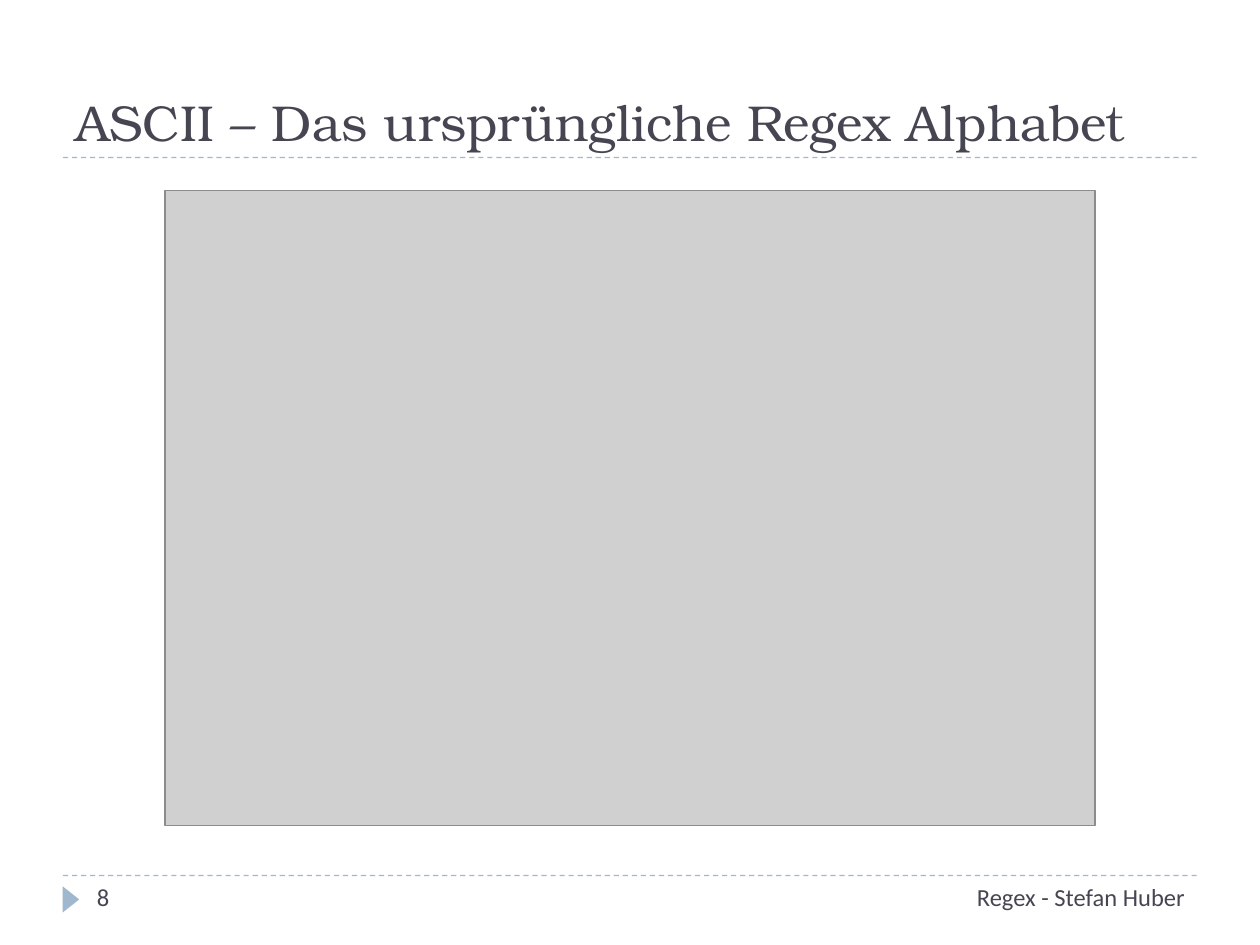
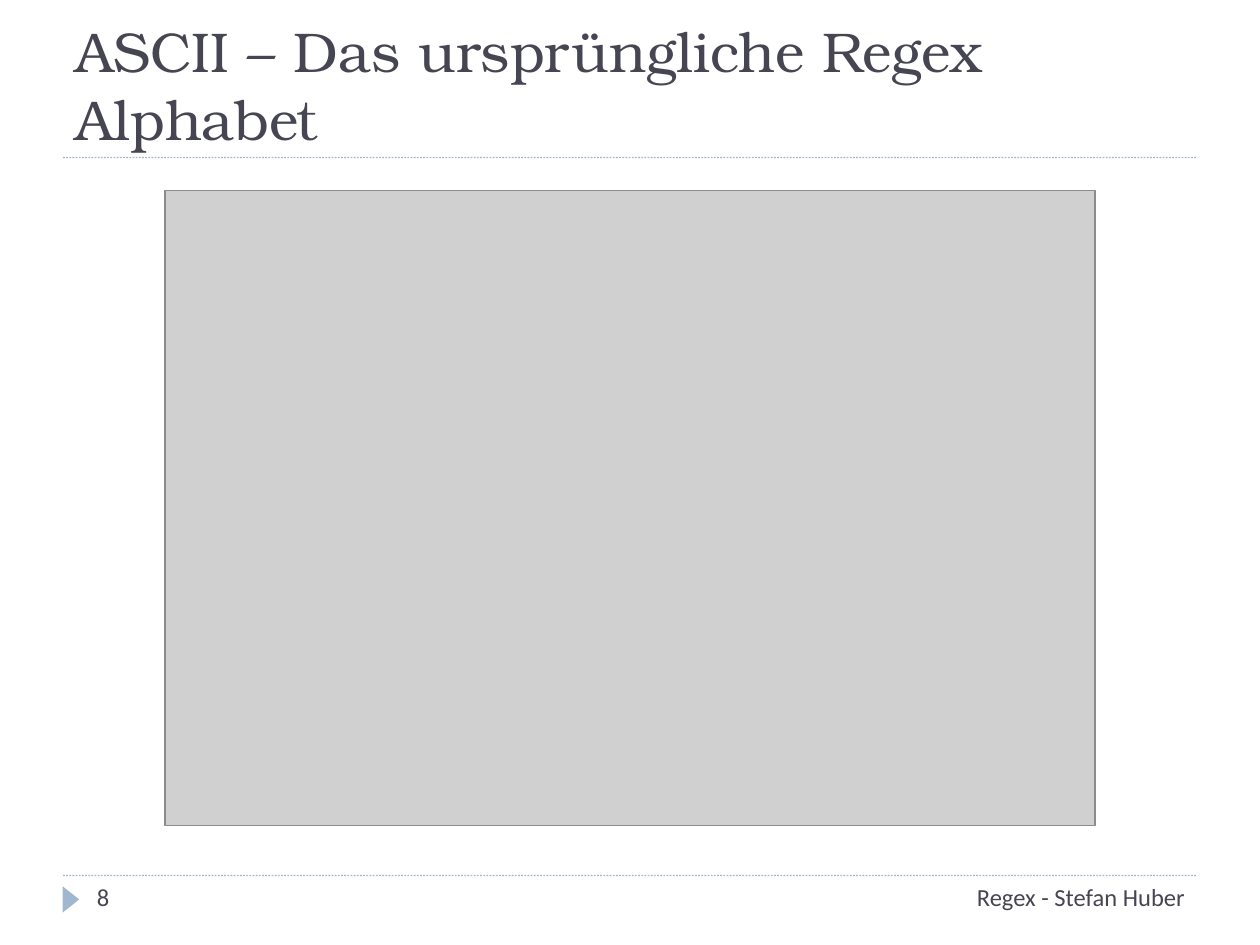
Before and after one commit to stefanhuber/regex-schulung, a slide deck: slide 8 of Regex.pptx. Drawn at 1260x945 pixels with LibreOffice and Linux fonts; fonts in the diff are those of the drawing; grey boxes stand for pictures. Boxes give left, top, right and bottom in pixels: in the first picture for what was removed or moved away, otherwise in the second. Text is boxed around its words. In the diff, an @@ line names an element or a change of style, - is before the commit and + after.

```diff
--- a/Regex.pptx
+++ b/Regex.pptx
@@ text "ASCII – Das ursprüngliche Regex ..." at [75, 32, 982, 153]: size 28.8 to 32 pt @@
@@ line (63, 158) - (1197, 158): stroke #9FB8CD 0.75 pt dashed to #9FB8CD 0.74 pt @@
@@ line (63, 876) - (1197, 876): stroke #9FB8CD 0.75 pt dashed to #9FB8CD 0.74 pt @@
```
Also in this commit, not shown: 20 other slides changed, 1 other file.
